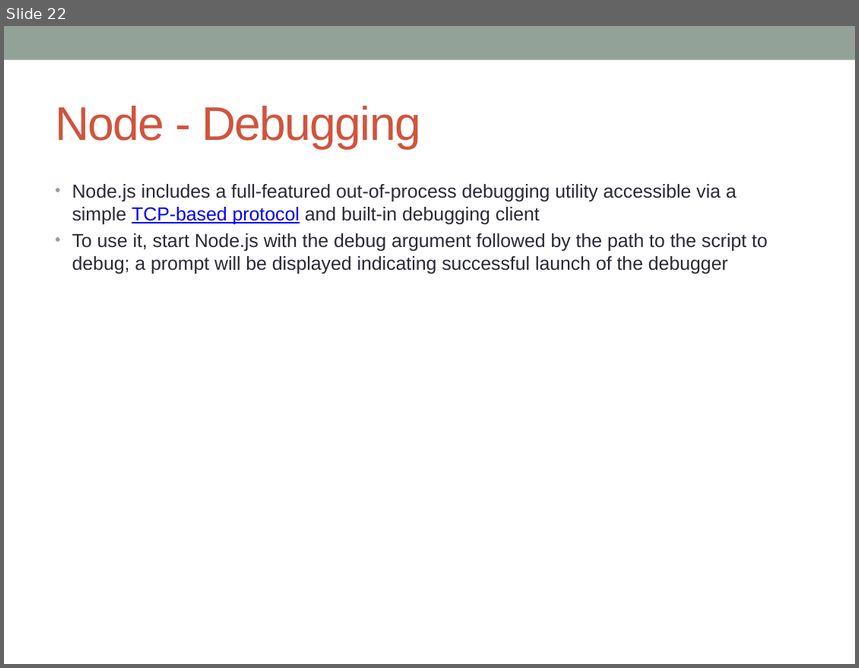
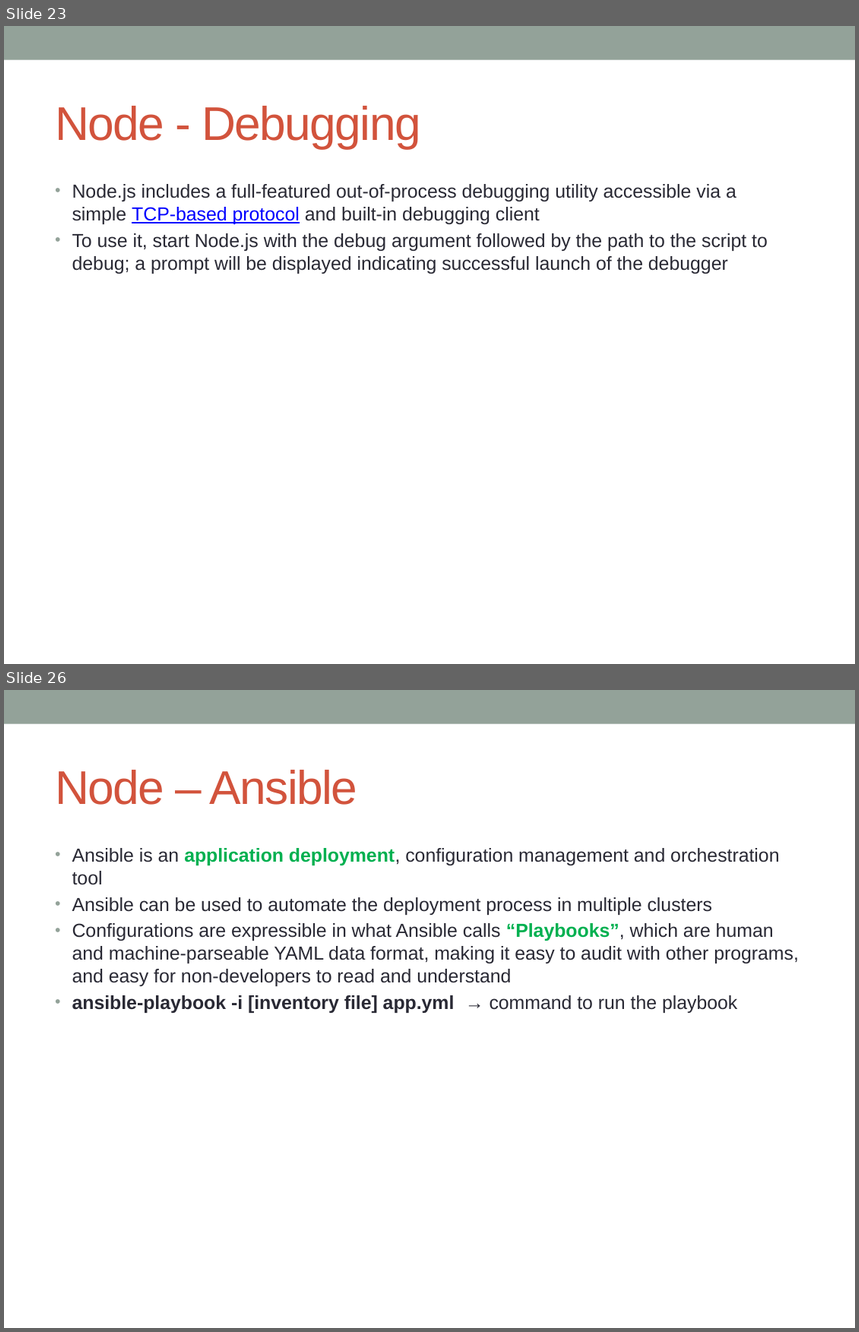
Before and after one commit to notionquest/ProjectDocumentation, a slide deck: NodeJS.pptx. Shown one above the other, each under a label of ours: slide 22 before the commit, slides 23 and 26 after it; the slides between them are not shown. The pictures are 859x668 and 859x1332 pixels, drawn with LibreOffice and Linux fonts; fonts in the diff are those of the drawing. Boxes give left, top, right and bottom in pixels: in the first picture for what was removed or moved away, otherwise in the second. Text is boxed around its words. In the diff, an @@ line names an element or a change of style, - is before the commit and + after.

Commit message:
NodeJS updated with grunt, gulp, ansibale and browserify

```diff
--- a/NodeJS.pptx
+++ b/NodeJS.pptx
@@ slide 26 added at [4, 690, 855, 1328], background #FFFFFF; not listed: 1 template element that a slide beside it also shows @@
@@ title added at [55, 770, 358, 805], 40 pt, text #D2533C @@
+Node – Ansible
@@ text added at [72, 848, 799, 1013], 16 pt, text #292934 @@
+• Ansible is an application deployment, configuration management and orchestration tool
+• Ansible can be used to automate the deployment process in multiple clusters
+• Configurations are expressible in what Ansible calls “Playbooks”, which are human and machine-parseable YAML data format, making it easy to audit with other programs, and easy for non-developers to read and understand
+• ansible-playbook -i [inventory file] app.yml → command to run the playbook
@@ what was slide 22 is now slide 23 @@
```
Also in this commit, not shown: 12 slides changed, 7 other slides added.
